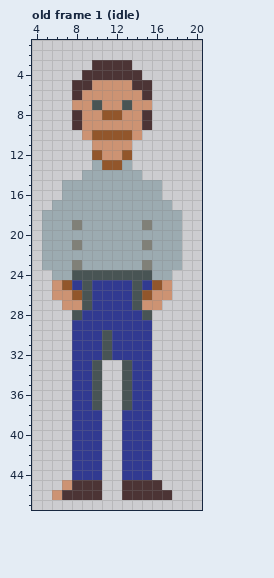
File history of a pixel-art file, Resources/Character.aseprite. The picture above was drawn from the file before the commit.
24x48 pixels, 10 frames. Shown: old frame 1 (idle): x 4..20, y 1..47. The commit also changed other frames, which this record leaves out.
Now the later version:
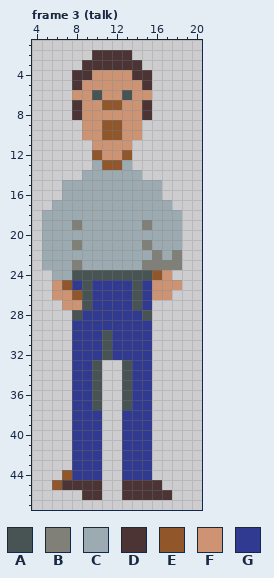
Palette (. is transparent): A #485454  B #808078  C #9cabb1  D #4c3435  E #92562b  F #cd9373  G #313a91
A new or re-ordered frame is compared with the old frame closest to it.
The edit:
frames 10 -> 14
Changed rows in their new state; - is an unchanged pixel.
Frame 3 (talk) is new; against old frame 1 (idle):
first column x 8:
 2 --DDDD--
 3 -D----D-
 4 D-FFFF-D
 5 -F----F-
 6 F-A--A-F
 7 D-FEEF-D
 8 ---FF---
 9 .--EE--.
10 --F--F--
first column x 15:
22 -B-B
23 -BBB
24 -EF-
25 -F-F
26 G---
27 G.--
first column x 6:
44 -E-
45 ED-
46 ...
